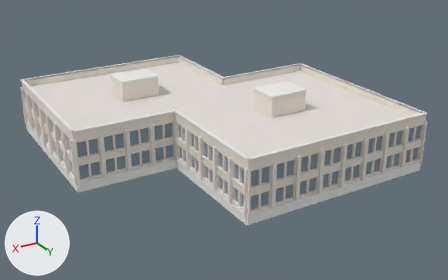
An edit to the FBX model Assets/Models/Buildings/Annapurna_Mess.fbx, drawn before and after from the same camera.
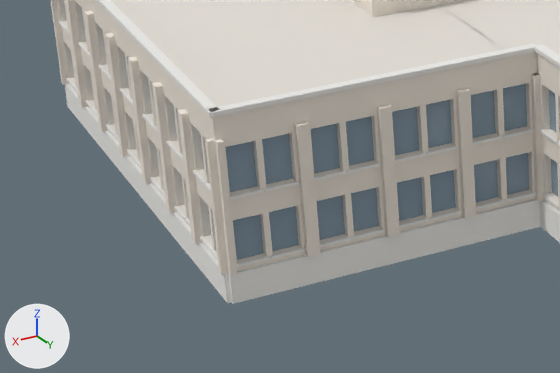
There are two pictures of each version: one whole from a camera (50 mm lens) standing at (36.2, 87.6, 39.1) and looking at (-9.3, 11.8, 1.2), one close up on the part from 1% to 41% of the width and 34% to 77% of the height. Arrows for +X, +Y and +Z are at lower left; the lights stay in place. The last two pictures show the newer version. Where no turn or scale is listed for an object, it has been applied to the vertices. Vertices at exactly the same position are counted once.

Script lines for the objects in view, before the commit:
```python
me_annapurna_mess = bpy.data.meshes.new('Annapurna_Mess')
me_annapurna_mess.from_pydata(...)  # 4413 vertices, 3072 faces; spans x -30.8..14.8, y -13.6..32.3, z -0.8..10.1
# faces by material slot: [4, 1044, 1829, 195]
me_annapurna_mess.materials.append(mat_roof)  # white #e7e2da
me_annapurna_mess.materials.append(mat_concrete)  # white #efedea
me_annapurna_mess.materials.append(mat_stone)  # white #f0e7db
me_annapurna_mess.materials.append(mat_glass)  # greyish blue #899ead
ob_annapurna_mess = bpy.data.objects.new('Annapurna_Mess', me_annapurna_mess)
ob_annapurna_mess.location = (0.0, 0.0, 0.0)
```
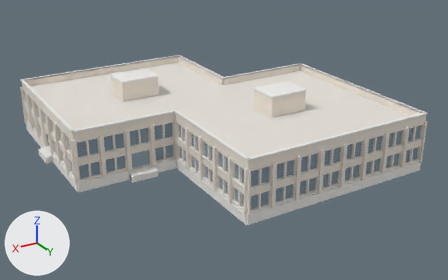
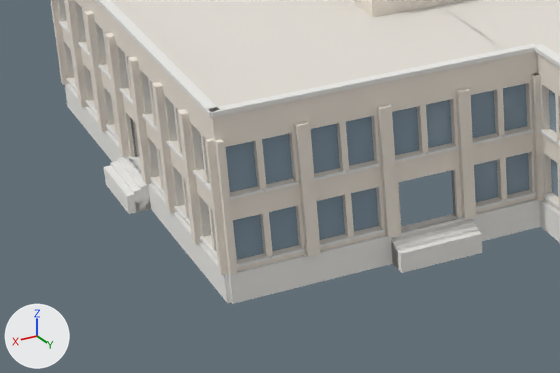
What changed in the scene script:
```text
Add mat_metal:
    mat_metal = principled_material('Metal')
    mat_metal.base_color = (0.22, 0.23, 0.24)  # grey #818486
    mat_metal.roughness = 0.8
Change me_annapurna_mess:
    used by ob_annapurna_mess; location = (0.0, 0.0, 0.0)
    remove me_annapurna_mess.from_pydata(...)  # 4413 vertices, 3072 faces; spans x -30.8..14.8, y -13.6..32.3, z -0.8..10.1
    add me_annapurna_mess.from_pydata(...)  # 4464 vertices, 3087 faces; spans x -31.7..15.7, y -13.6..32.3, z -0.8..10.1
    me_annapurna_mess part 1: a new loose piece of 20 vertices spanning x 3.8..6.5, y 12.7..12.8, z 0.6..3.0, in mat_metal (grey #818486)
    me_annapurna_mess part 2: a new loose piece of 20 vertices spanning x 3.2..7.1, y 13.2..14.2, z -0.8..0.4, in mat_concrete (white #efedea)
    me_annapurna_mess part 3: a new loose piece of 20 vertices spanning x 14.2..14.3, y -1.4..1.4, z 0.6..3.0, in mat_metal (grey #818486)
    me_annapurna_mess part 4: a new loose piece of 20 vertices spanning x 14.7..15.7, y -2.0..2.0, z -0.8..0.5, in mat_concrete (white #efedea)
    me_annapurna_mess part 5: 6 loose pieces with 48 vertices, spanning x -30.6..14.6, y -1.5..24.4, z 0.8..1.0, are deleted
    me_annapurna_mess part 6
    53 vertices are removed from x -30.5..14.5, y -1.4..24.3, z 0.6..3.0
    60 faces are deleted
    4 vertices move within x 14.1..14.5, y -1.4..1.4, z 3.0
    24 vertices are added at x -30.7..14.7, y -1.4..24.2, z 0.6..3.4
    8 new vertices lie (0.0, 0.0, 2.4) away from vertices in x -30.5..6.5, y 12.6..24.2, z 0.6
    22 new faces join them, mat_stone (white #f0e7db)
    5 new faces join them, mat_concrete (white #efedea)
    other edits to the shape of me_annapurna_mess do not show in these pictures
    add me_annapurna_mess.materials.append(mat_metal)  # grey #818486
```

What differs and where, as boxes (x1, y1, x2, y2) in the close-ups (560 x 373 px):
part 1 of me_annapurna_mess, added
    after: (398, 170, 456, 229)
part 2 of me_annapurna_mess, added
    after: (391, 219, 483, 273)
part 3 of me_annapurna_mess, added (mostly hidden)
    after: (130, 117, 137, 157)
part 4 of me_annapurna_mess, added
    after: (104, 157, 151, 214)
part 5 of me_annapurna_mess, deleted
    before: (127, 150, 462, 228)
part 6 of me_annapurna_mess, cut back
    before: (123, 88, 533, 231)
    after: (123, 88, 533, 233)
